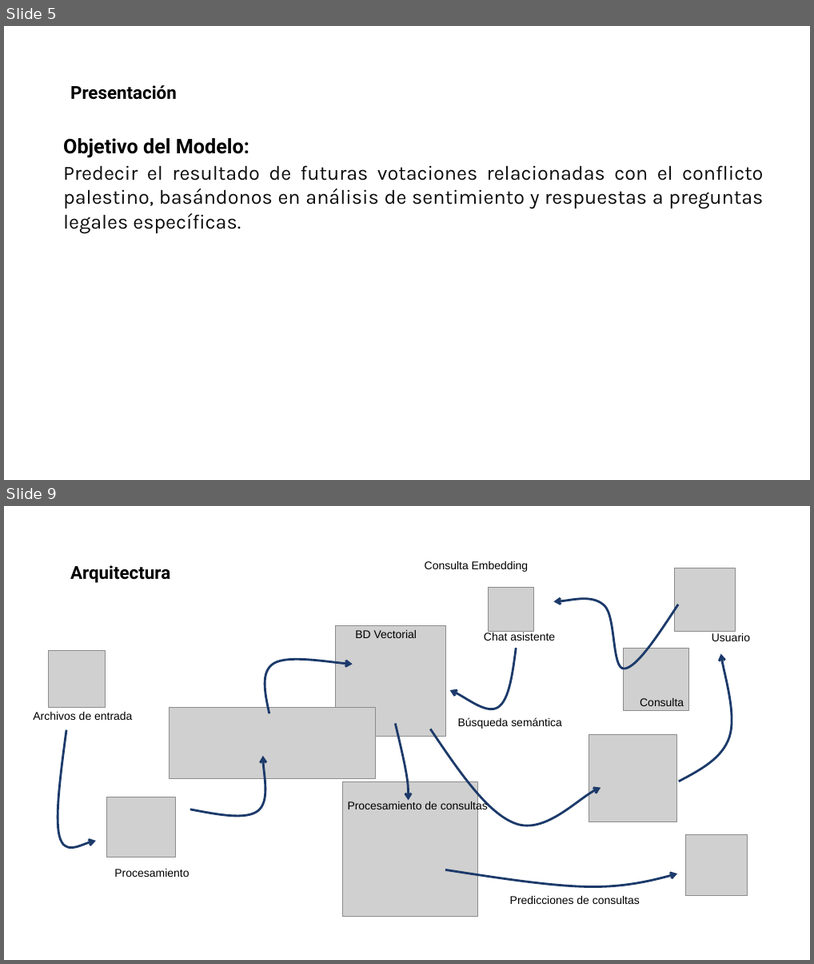
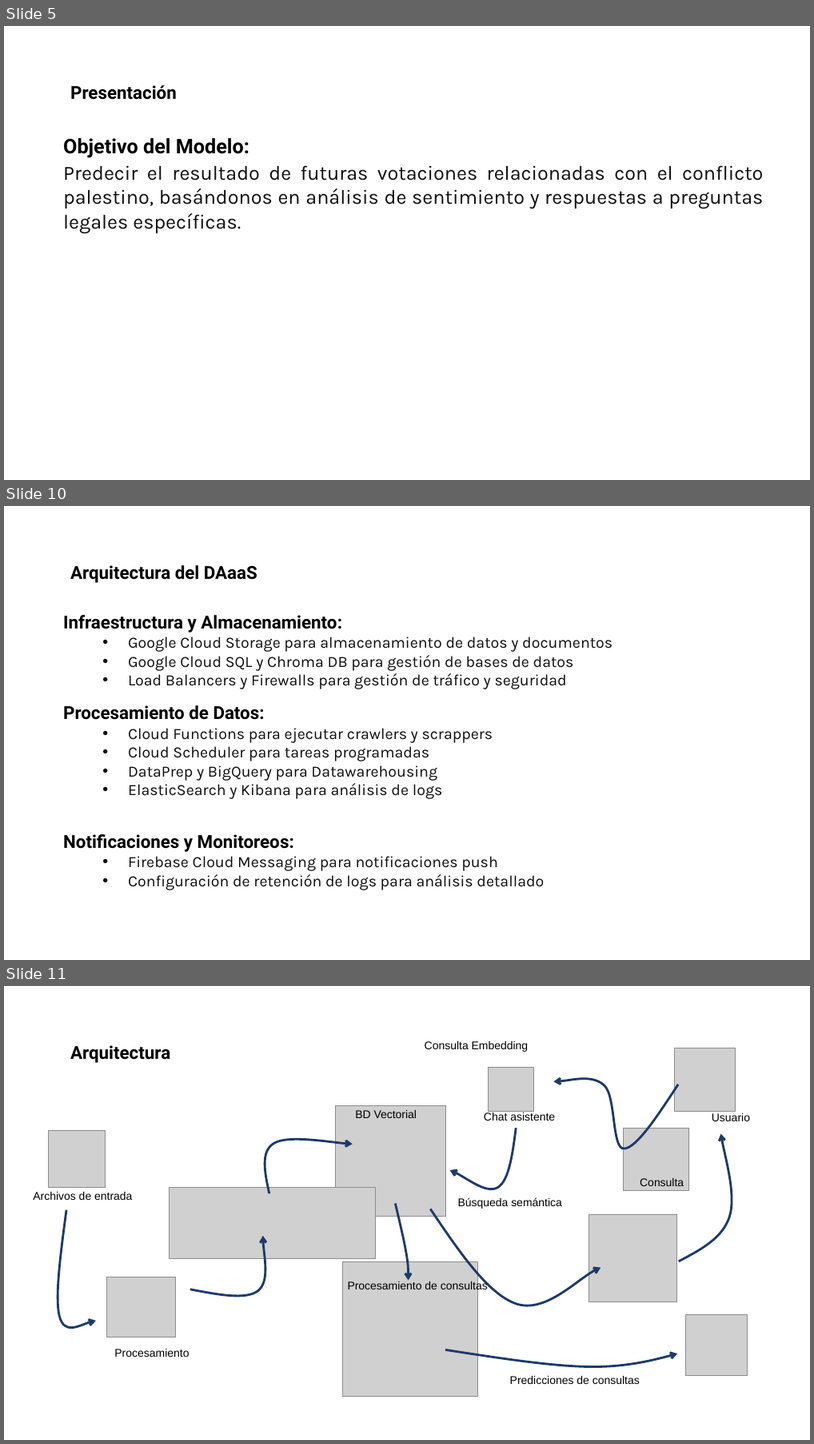
Before and after one commit to pardo2410/ProyectoFinalBootcampBigData, a slide deck: 00 - Presentacion/Data Divers - Presentacion v2.pptx. Shown one above the other, each under a label of ours: slides 5 and 9 before the commit, slides 5, 10 and 11 after it; the slides between them are not shown. The pictures are 814x964 and 814x1444 pixels, drawn with LibreOffice and Linux fonts; fonts in the diff are those of the drawing; grey boxes stand for pictures; background and template pictures are left out. Boxes give left, top, right and bottom in pixels: in the first picture for what was removed or moved away, otherwise in the second. Text is boxed around its words. In the diff, an @@ line names an element or a change of style, - is before the commit and + after.

```diff
--- a/00 - Presentacion/Data Divers - Presentacion v2.pptx
+++ b/00 - Presentacion/Data Divers - Presentacion v2.pptx
@@ slide 10 added at <box>4,506,810,960</box>, background picture (left out) @@
@@ text added at <box>70,565,258,583</box>, 16 pt, text #000000, bold @@
+Arquitectura del DAaaS
@@ text added at <box>63,615,613,890</box>, 14 pt, text #0D0D0D @@
+Infraestructura y Almacenamiento:
+  • Google Cloud Storage para almacenamiento de datos y documentos
+  • Google Cloud SQL y Chroma DB para gestión de bases de datos
+  • Load Balancers y Firewalls para gestión de tráfico y seguridad
+Procesamiento de Datos:
+  • Cloud Functions para ejecutar crawlers y scrappers
+  • Cloud Scheduler para tareas programadas
+  • DataPrep y BigQuery para Datawarehousing
+  • ElasticSearch y Kibana para análisis de logs
+Notificaciones y Monitoreos:
+  • Firebase Cloud Messaging para notificaciones push
+  • Configuración de retención de logs para análisis detallado
@@ what was slide 9 is now slide 11 @@
```
Also in this commit, not shown: 1 slide changed, 3 other slides added, 2 other files.
